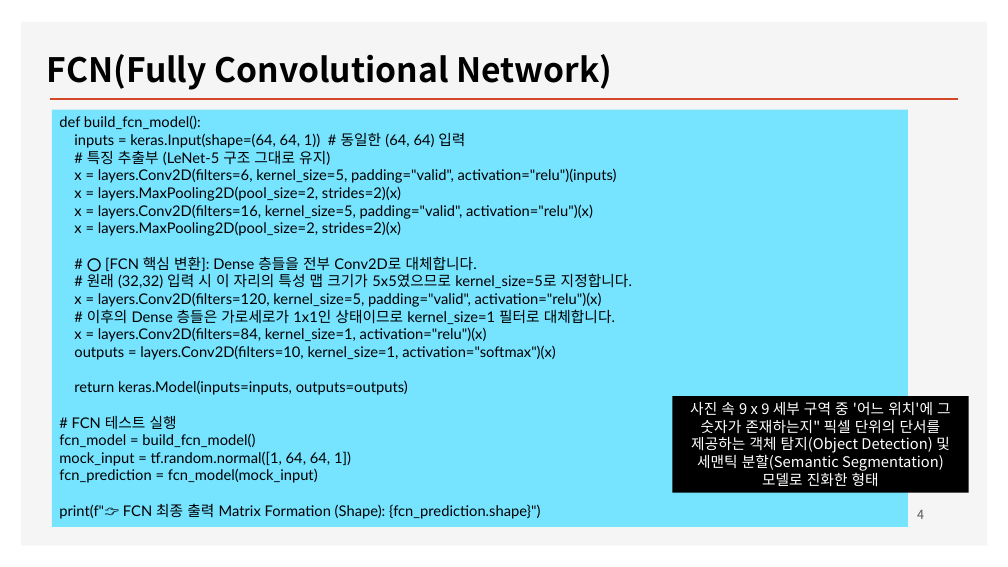
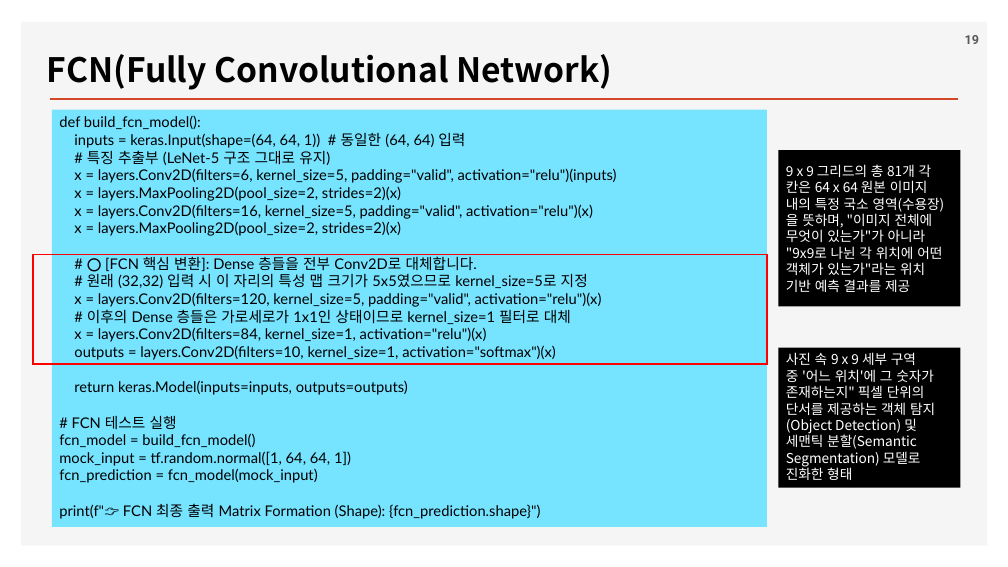
Before and after one commit to ancestor9/2026_Fall_Deep-Learning-with-Python, a slide deck: slide 19 of Chapter 11 Image segmentation.pptx (slide 4 before the commit). Drawn at 1008x567 pixels with LibreOffice and Linux fonts; fonts in the diff are those of the drawing; background and template pictures are left out. Boxes give left, top, right and bottom in pixels: in the first picture for what was removed or moved away, otherwise in the second. Text is boxed around its words. In the diff, an @@ line names an element or a change of style, - is before the commit and + after.

```diff
--- a/Chapter 11 Image segmentation.pptx
+++ b/Chapter 11 Image segmentation.pptx
@@ page number added at [965,35,979,44], 12 pt, text #595959, bold @@
+19
@@ rectangle "def build_fcn_model():": place and size @@
-rectangle "def build_fcn_model():" at [52,110,908,527]
+rectangle "def build_fcn_model():" at [52,110,768,527]
@@ rectangle added at [779,150,961,306], fill #000000, 13 pt, text #FFFFFF @@
+9 x 9 그리드의 총 81개 각 칸은 64 x 64 원본 이미지 내의 특정 국소 영역(수용장)을 뜻하며, "이미지 전체에 무엇이 있는가"가 아니라 "9x9로 나뉜 각 위치에 어떤 객체가 있는가"라는 위치 기반 예측 결과를 제공
@@ rectangle added at [33,254,768,364], outline #FF0000 1.5 pt @@
@@ text in rectangle at [87,274,588,288]: text changed @@
-# 원래 (32,32) 입력 시 이 자리의 특성 맵 크기가 5x5였으므로 kernel_size=5로 지정합니다.
+# 원래 (32,32) 입력 시 이 자리의 특성 맵 크기가 5x5였으므로 kernel_size=5로 지정
@@ text in rectangle at [87,310,571,324]: text changed @@
-# 이후의 Dense 층들은 가로세로가 1x1인 상태이므로 kernel_size=1 필터로 대체합니다.
+# 이후의 Dense 층들은 가로세로가 1x1인 상태이므로 kernel_size=1 필터로 대체
@@ rectangle "사진 속 9 x 9 ...": place and size @@
-rectangle "사진 속 9 x 9 ..." at [673,396,969,493]
+rectangle "사진 속 9 x 9 ..." at [779,348,961,488]
@@ rectangle "사진 속 9 x 9 ..." at [779,348,961,488]: size 14 to 13 pt; alignment centre to left @@
@@ page number removed at [917,510,924,519] @@
-4
```
Also in this commit, not shown: 10 other slides changed, 15 slides added.
